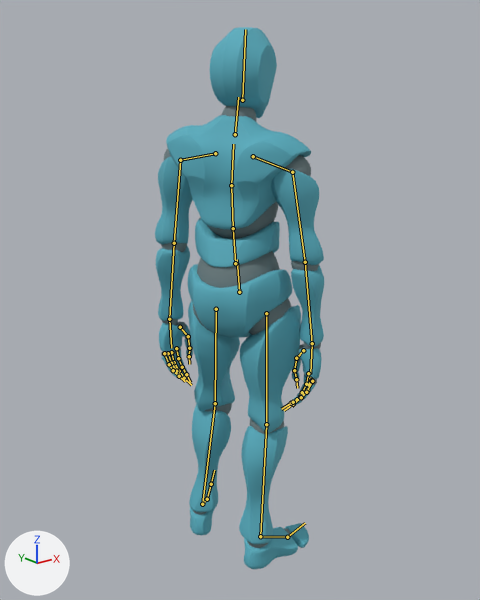
Renders of the FBX model Assets/_Necrosis/Characters/Player/Animations/locomotion/animation_ybot_idle_movement_turn_left_90.fbx from each side of a commit.
Both versions are drawn from a 50 mm camera at (-1.298, -1.619, 1.611) aimed at (0.05, 0.066, 0.937). Every picture has the same lights, and +X, +Y and +Z are marked at lower left. The older version comes first. Both versions are drawn at frame 57 of the action 'mixamo.com'; the numbers are the values there. The bones that change, and the others that lie on the model, are drawn over the model as lines.

Names of what the first picture shows: 'Alpha_Joints', 'Alpha_Surface'.
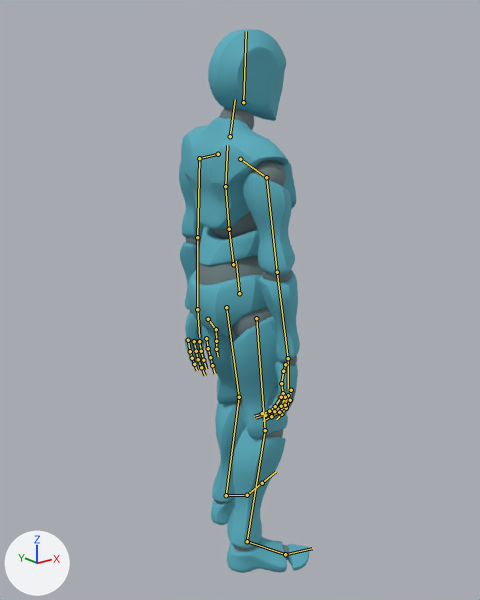
Patch to the scene script:
```diff
--- a/Assets/_Necrosis/Characters/Player/Animations/locomotion/animation_ybot_idle_movement_turn_left_90.fbx.py
+++ b/Assets/_Necrosis/Characters/Player/Animations/locomotion/animation_ybot_idle_movement_turn_left_90.fbx.py
@@ bone_mixamorig_hips @@
 bone_mixamorig_hips = bpy.data.objects['Armature'].pose.bones['mixamorig:Hips']
-bone_mixamorig_hips.location = (-0.2, -0.8, -0.2)
-bone_mixamorig_hips.rotation_quaternion = (0.527, -0.041, 0.849, 0.013)  # degrees (3, 116, 7)
+bone_mixamorig_hips.location = (-0.1, -1.4, -0.4)
+bone_mixamorig_hips.rotation_quaternion = (0.744, -0.048, 0.667, -0.004)  # degrees (-36, 82, -32)
@@ bone_mixamorig_spine @@
 bone_mixamorig_spine = bpy.data.objects['Armature'].pose.bones['mixamorig:Spine']  # child of 'mixamorig:Hips'
-bone_mixamorig_spine.rotation_quaternion = (0.999, 0.029, 0.01, 0.023)  # degrees (3, 1, 3)
+bone_mixamorig_spine.rotation_quaternion = (0.999, 0.029, 0.009, 0.033)  # degrees (3, 1, 4)
@@ bone_mixamorig_leftupleg @@
 bone_mixamorig_leftupleg = bpy.data.objects['Armature'].pose.bones['mixamorig:LeftUpLeg']  # child of 'mixamorig:Hips'
-bone_mixamorig_leftupleg.rotation_quaternion = (0.984, 0.084, -0.137, 0.075)  # degrees (9, -16, 7)
+bone_mixamorig_leftupleg.rotation_quaternion = (0.944, 0.125, -0.293, 0.088)  # degrees (13, -35, 6)
@@ bone_mixamorig_leftleg @@
 bone_mixamorig_leftleg = bpy.data.objects['Armature'].pose.bones['mixamorig:LeftLeg']  # child of 'mixamorig:LeftUpLeg'
-bone_mixamorig_leftleg.rotation_quaternion = (0.993, -0.114, -0.016, 0.038)  # degrees (-13, -1, 5)
+bone_mixamorig_leftleg.rotation_quaternion = (0.983, -0.165, 0.067, 0.043)  # degrees (-19, 8, 4)
@@ bone_mixamorig_leftfoot @@
 bone_mixamorig_leftfoot = bpy.data.objects['Armature'].pose.bones['mixamorig:LeftFoot']  # child of 'mixamorig:LeftLeg'
-bone_mixamorig_leftfoot.rotation_quaternion = (0.998, -0.007, -0.059, -0.025)  # degrees (-1, -7, -3)
+bone_mixamorig_leftfoot.rotation_quaternion = (0.996, 0.021, -0.009, -0.088)  # degrees (2, -1, -10)
@@ bone_mixamorig_rightupleg @@
 bone_mixamorig_rightupleg = bpy.data.objects['Armature'].pose.bones['mixamorig:RightUpLeg']  # child of 'mixamorig:Hips'
-bone_mixamorig_rightupleg.rotation_quaternion = (0.995, -0.011, 0.09, 0.031)  # degrees (-1, 10, 3)
+bone_mixamorig_rightupleg.rotation_quaternion = (0.995, 0.016, 0.091, 0.035)  # degrees (2, 10, 4)
@@ bone_mixamorig_rightleg @@
 bone_mixamorig_rightleg = bpy.data.objects['Armature'].pose.bones['mixamorig:RightLeg']  # child of 'mixamorig:RightUpLeg'
-bone_mixamorig_rightleg.rotation_quaternion = (0.994, -0.055, 0.085, -0.029)  # degrees (-7, 10, -4)
+bone_mixamorig_rightleg.rotation_quaternion = (0.99, -0.109, 0.085, -0.033)  # degrees (-13, 9, -5)
@@ bone_mixamorig_rightfoot @@
 bone_mixamorig_rightfoot = bpy.data.objects['Armature'].pose.bones['mixamorig:RightFoot']  # child of 'mixamorig:RightLeg'
-bone_mixamorig_rightfoot.rotation_quaternion = (0.999, 0.029, 0.031, -0.001)  # degrees (3, 4, 0)
+bone_mixamorig_rightfoot.rotation_quaternion = (0.998, 0.055, 0.036, 0.001)  # degrees (6, 4, 0)
```

Boxes [x1, y1, x2, y2] around the edits, measured in the pictures (480 x 600 px):
'Alpha_Surface', posed (23% narrower): before [155, 27, 324, 569]; after [179, 29, 309, 573]
'Alpha_Joints', posed (30% narrower): before [161, 106, 321, 548]; after [185, 108, 297, 560]
bone 'mixamorig:Hips', root to tip: before (239, 292) to (237, 259); after (239, 293) to (236, 261)
bone 'mixamorig:Spine', root to tip: before (235, 263) to (233, 228); after (233, 264) to (229, 229)
bone 'mixamorig:LeftUpLeg', root to tip: before (216, 309) to (215, 403); after (226, 307) to (239, 397)
bone 'mixamorig:LeftLeg', root to tip: before (215, 403) to (202, 504); after (239, 397) to (226, 495)
bone 'mixamorig:LeftFoot', root to tip: before (202, 504) to (207, 499); after (226, 495) to (247, 495)
bone 'mixamorig:RightUpLeg', root to tip: before (266, 313) to (266, 424); after (256, 318) to (265, 430)
bone 'mixamorig:RightLeg', root to tip: before (266, 424) to (260, 536); after (265, 430) to (247, 541)
bone 'mixamorig:RightFoot', root to tip: before (260, 536) to (287, 537); after (247, 541) to (285, 554)
